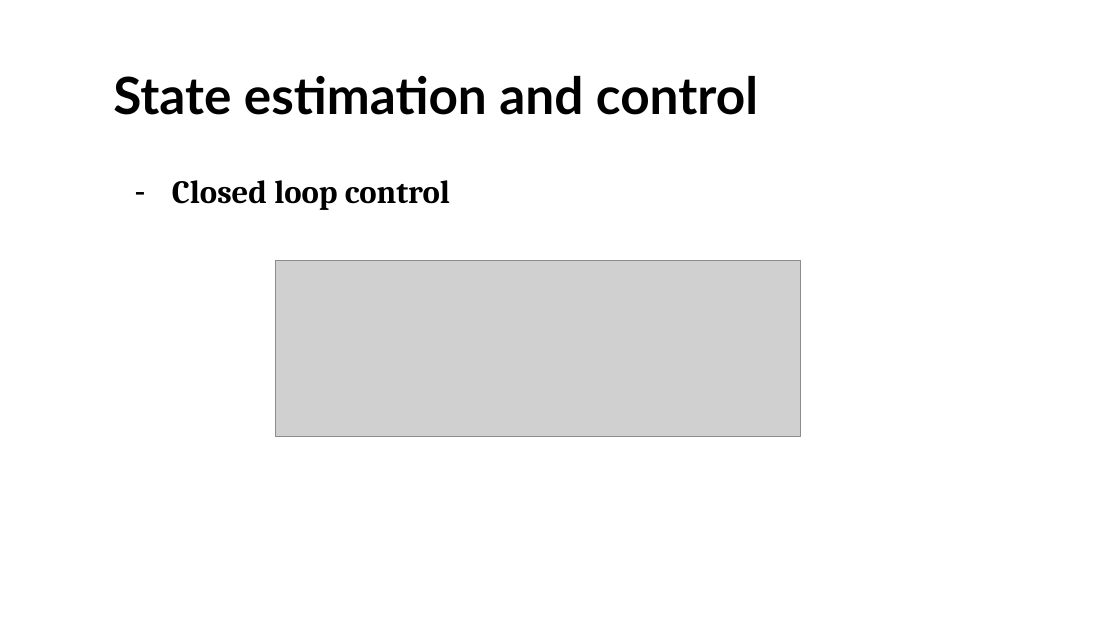
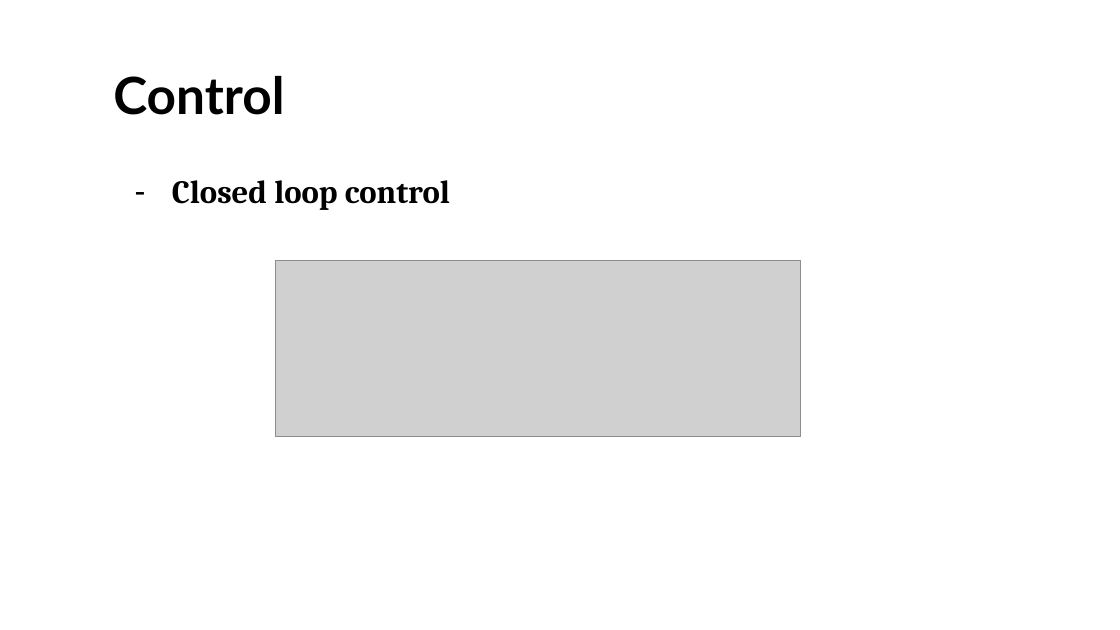
Before and after one commit to UOMDSS/workshops-2022-2023, a slide deck: slide 10 of semester-1/Week-4-Kalman-Filtering-Inverted-Pendulum/state space models and filtering.pptx (slide 8 before the commit). Drawn at 1120x630 pixels with LibreOffice and Linux fonts; fonts in the diff are those of the drawing; grey boxes stand for pictures; background and template pictures are left out. Boxes give left, top, right and bottom in pixels: in the first picture for what was removed or moved away, otherwise in the second. Text is boxed around its words. In the diff, an @@ line names an element or a change of style, - is before the commit and + after.

```diff
--- a/semester-1/Week-4-Kalman-Filtering-Inverted-Pendulum/state space models and filtering.pptx
+++ b/semester-1/Week-4-Kalman-Filtering-Inverted-Pendulum/state space models and filtering.pptx
@@ title at (113,76,284,115): text changed @@
-State estimation and control
+Control
```
Also in this commit, not shown: 2 other slides changed, 13 slides added, 2 other files.
